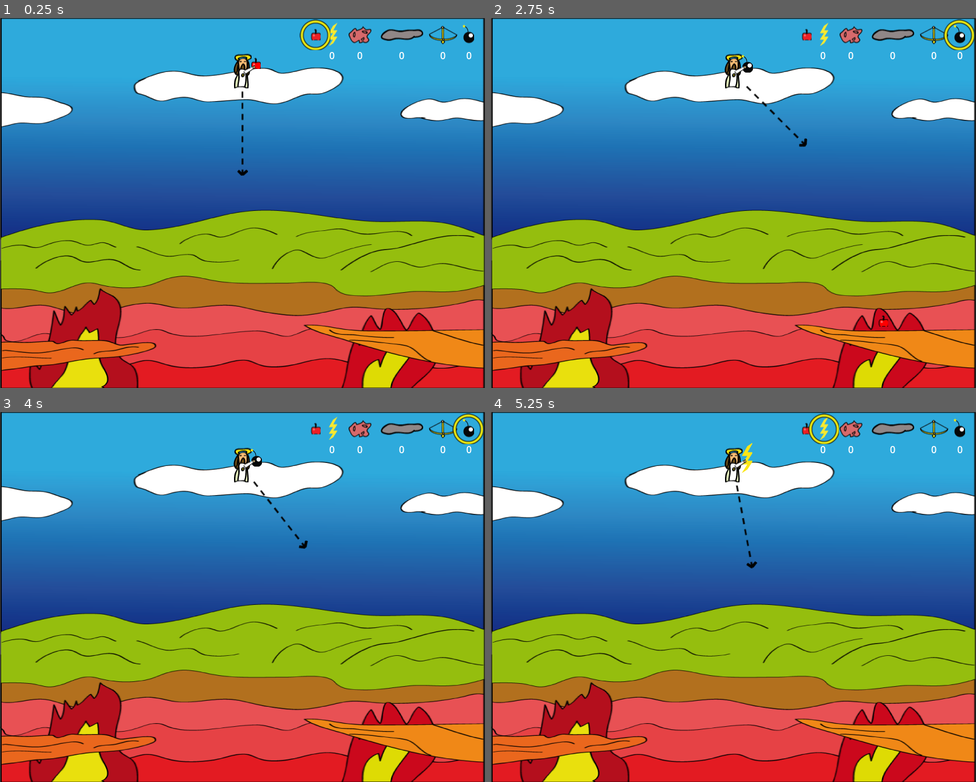
Above: before the commit, frames 1-4 (two rows, left to right).
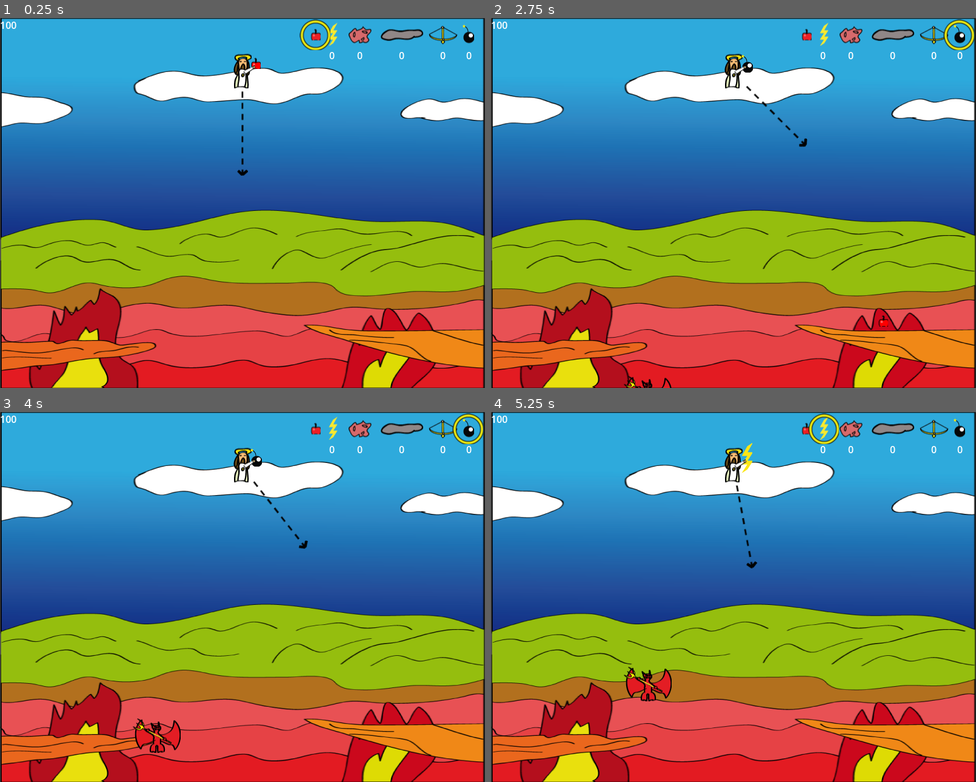
Above: after the commit, the same moments.

Repository: platinumskink/hellnoremade
Game: Godot game, scene res://scenes/game.tscn
The game is run twice, just before and just after one commit, with the same random seed, the same clock (stepped at 60 frames per second) and the same inputs.
Inputs (mouse positions are in pixels of both pictures, inside the frame that each line leads up to):
- Up to frame 1 (0.25 s): no input
- Up to frame 2 (2.75 s): tap Enter at 0.5, 2 s; move the mouse to (840, 184) at 0.52 s; hold E (nextWeapon) 0.53-1.28 s; tap Q (previousWeapon) at 0.8, 1.35, 2.3 s; tap Space at 1.25 s; move the mouse to (636, 221) at 1.27 s; tap E (nextWeapon) at 1.55 s; move the mouse to (782, 121) at 2.02 s; press the mouse at (782, 121) at 2.03 s
- Up to frame 3 (4 s): move the mouse to (218, 671) at 2.77 s; release the mouse at (218, 671) at 2.78 s; tap E (nextWeapon) at 2.85 s; move the mouse to (388, 652) at 3.52 s; hold Q (previousWeapon) from 3.53 s (still down)
- Up to frame 4 (5.25 s): move the mouse to (588, 541) at 4.27 s; release Q (previousWeapon) at 4.28 s; tap 1 (weapon1) at 4.35 s; tap E (nextWeapon) at 4.55 s; move the mouse to (757, 597) at 5.02 s; hold 2 (weapon2) from 5.03 s (still down)

The runs differ from the first frame. In frame 1, less than 0.1% of the frame differs, in the area x 0-4%, y 0-3%; in frame 2, 0.1%; in frame 3, 0.6%, in the area x 0-38%, y 0-93%; in frame 4, 0.6%.

Commit message:
Demons fly across the scene
Implemented basic demons, also decrease a lives counter when they reach the top, close the game when it reaches 0

Diff:
--- a/project.godot
+++ b/project.godot
@@ -86,3 +86,5 @@
 [rendering]
 
 rendering_device/driver.windows="d3d12"
+renderer/rendering_method="gl_compatibility"
+renderer/rendering_method.mobile="gl_compatibility"
--- /dev/null
+++ b/scenes/enemies/demon.tscn
@@ -0,0 +1,20 @@
+[gd_scene format=3 uid="uid://dt3k2ranaiyci"]
+
+[ext_resource type="Script" uid="uid://4k4oynmqr7x3" path="res://scripts/enemy.gd" id="1_v2cwo"]
+[ext_resource type="Texture2D" uid="uid://bsf41j0emmdsk" path="res://assets/Tiny Deamon.png" id="2_v2cwo"]
+
+[sub_resource type="RectangleShape2D" id="RectangleShape2D_v2cwo"]
+size = Vector2(74, 48)
+
+[node name="Demon" type="Area2D" unique_id=372187258]
+script = ExtResource("1_v2cwo")
+min_speed = 50.0
+max_speed = 100.0
+metadata/_custom_type_script = "uid://cge861h7bsyos"
+
+[node name="Sprite2D" type="Sprite2D" parent="." unique_id=1920418518]
+texture = ExtResource("2_v2cwo")
+
+[node name="CollisionShape2D" type="CollisionShape2D" parent="." unique_id=1833956661]
+position = Vector2(2, 1)
+shape = SubResource("RectangleShape2D_v2cwo")
--- /dev/null
+++ b/scenes/enemy_factory.tscn
@@ -0,0 +1,19 @@
+[gd_scene format=3 uid="uid://d3afdmnbe4gu1"]
+
+[ext_resource type="Script" uid="uid://dhksoji0uyvcv" path="res://scripts/enemy_factory.gd" id="1_70x7u"]
+
+[sub_resource type="RectangleShape2D" id="RectangleShape2D_70x7u"]
+size = Vector2(799, 20)
+
+[node name="EnemyFactory" type="Area2D" unique_id=1030360853]
+script = ExtResource("1_70x7u")
+
+[node name="CollisionShape2D" type="CollisionShape2D" parent="." unique_id=1540304116]
+position = Vector2(389.5, 0)
+shape = SubResource("RectangleShape2D_70x7u")
+
+[node name="Timer" type="Timer" parent="." unique_id=164860867]
+wait_time = 0.1
+autostart = true
+
+[connection signal="timeout" from="Timer" to="." method="_on_timer_timeout"]
--- a/scenes/game.tscn
+++ b/scenes/game.tscn
@@ -7,12 +7,13 @@
 [ext_resource type="PackedScene" uid="uid://dka66u38vc3oi" path="res://scenes/projectile_factory.tscn" id="5_iywne"]
 [ext_resource type="PackedScene" uid="uid://b2lqqnqikkec" path="res://scenes/game_zone.tscn" id="6_p57ef"]
 [ext_resource type="PackedScene" uid="uid://dac68y2uwb7to" path="res://scenes/top_zone.tscn" id="7_u5sy4"]
+[ext_resource type="PackedScene" uid="uid://d3afdmnbe4gu1" path="res://scenes/enemy_factory.tscn" id="8_gee14"]
 
 [sub_resource type="RectangleShape2D" id="RectangleShape2D_u5sy4"]
 size = Vector2(819, 1037)
 
-[sub_resource type="RectangleShape2D" id="RectangleShape2D_gee14"]
-size = Vector2(834, 282)
+[sub_resource type="WorldBoundaryShape2D" id="WorldBoundaryShape2D_gee14"]
+normal = Vector2(0, 1)
 
 [node name="Game" type="Node2D" unique_id=1261404024]
 script = ExtResource("1_lnu2h")
@@ -41,8 +42,17 @@
 [node name="TopZone" parent="." unique_id=407322558 instance=ExtResource("7_u5sy4")]
 
 [node name="CollisionShape2D" type="CollisionShape2D" parent="TopZone" unique_id=1932960698]
-position = Vector2(401, -169)
-shape = SubResource("RectangleShape2D_gee14")
+position = Vector2(401, -81)
+shape = SubResource("WorldBoundaryShape2D_gee14")
+
+[node name="EnemyFactory" parent="." unique_id=1030360853 instance=ExtResource("8_gee14")]
+position = Vector2(10, 631)
+
+[node name="LifeTracker" type="Label" parent="." unique_id=1115242624]
+offset_right = 40.0
+offset_bottom = 23.0
+text = "100"
 
 [connection signal="changed_weapon" from="God" to="." method="_on_god_changed_weapon"]
 [connection signal="throw" from="God" to="." method="_on_god_throw"]
+[connection signal="enemy_escaped" from="TopZone" to="." method="_on_top_zone_enemy_escaped"]
--- a/scenes/weapons/arrow.tscn
+++ b/scenes/weapons/arrow.tscn
@@ -10,6 +10,7 @@
 script = ExtResource("1_23jat")
 _rotation_speed = 7.0
 initial_speed = 500
+weapon_type = 4
 metadata/_custom_type_script = "uid://7k6xq5eupnsy"
 
 [node name="Sprite2D" type="Sprite2D" parent="." unique_id=72134144]
--- a/scenes/weapons/bomb.tscn
+++ b/scenes/weapons/bomb.tscn
@@ -10,6 +10,7 @@
 [node name="Bomb" type="Area2D" unique_id=996288041]
 script = ExtResource("1_870cc")
 initial_speed = 750
+weapon_type = 5
 metadata/_custom_type_script = "uid://7k6xq5eupnsy"
 
 [node name="Sprite2D" type="Sprite2D" parent="." unique_id=644206191]
--- a/scenes/weapons/lightning.tscn
+++ b/scenes/weapons/lightning.tscn
@@ -9,6 +9,7 @@
 [node name="Lightning" type="Area2D" unique_id=542167930]
 script = ExtResource("1_n7g4i")
 initial_speed = 2000
+weapon_type = 1
 
 [node name="Sprite2D" type="Sprite2D" parent="." unique_id=1988435602]
 texture = ExtResource("1_k2dum")
--- a/scenes/weapons/meteor.tscn
+++ b/scenes/weapons/meteor.tscn
@@ -10,6 +10,7 @@
 [node name="Meteor" type="Area2D" unique_id=972890807]
 script = ExtResource("1_83eji")
 initial_speed = 600
+weapon_type = 2
 metadata/_custom_type_script = "uid://cge861h7bsyos"
 
 [node name="Sprite2D" type="Sprite2D" parent="." unique_id=391272311]
--- a/scenes/weapons/rain.tscn
+++ b/scenes/weapons/rain.tscn
@@ -11,6 +11,7 @@
 time_range_min = 0.1
 time_range_max = 0.2
 initial_speed = 40
+weapon_type = 3
 
 [node name="Sprite2D" type="Sprite2D" parent="." unique_id=1782728383]
 texture = ExtResource("1_tchf5")
--- a/scenes/weapons/rain_drop.tscn
+++ b/scenes/weapons/rain_drop.tscn
@@ -10,6 +10,7 @@
 [node name="RainDrop" type="Area2D" unique_id=1904266608]
 script = ExtResource("1_33u3d")
 initial_speed = 400
+weapon_type = 3
 metadata/_custom_type_script = "uid://7k6xq5eupnsy"
 
 [node name="Sprite2D" type="Sprite2D" parent="." unique_id=757147321]
--- /dev/null
+++ b/scripts/enemy.gd
@@ -0,0 +1,20 @@
+class_name Enemy
+extends GraphicalObject
+
+@export var min_speed: float
+@export var max_speed: float
+
+# Called when the node enters the scene tree for the first time.
+func _ready() -> void:
+	pass # Replace with function body.
+
+
+# Called every frame. 'delta' is the elapsed time since the previous frame.
+func _process(delta: float) -> void:
+	pass
+
+func get_random_speed() -> float:
+	return randf_range(min_speed, max_speed)
+
+func set_starting_speed(distance_vector: Vector2) -> void:
+	speed = get_random_speed() * distance_vector
--- /dev/null
+++ b/scripts/enemy_factory.gd
@@ -0,0 +1,75 @@
+extends Area2D
+
+var appearance_rate = [1, 0, 0, 0, 0, 0]
+var demon_type = [
+	GlobalEnums.Demons.DEMON,
+	GlobalEnums.Demons.DEBAT,
+	GlobalEnums.Demons.UMBRELLIE,
+	GlobalEnums.Demons.SKYVER,
+	GlobalEnums.Demons.MUSCLE,
+	GlobalEnums.Demons.BLOB,
+]
+var appearance_percent_chance = 5
+@onready var timer: Timer = $Timer
+@onready var collision_shape_2d: CollisionShape2D = $CollisionShape2D
+
+
+var enemy_count: int = 0
+
+var demon = preload("res://scenes/enemies/demon.tscn")
+
+
+
+
+# Called when the node enters the scene tree for the first time.
+func _ready() -> void:
+	pass # Replace with function body.
+
+
+# Called every frame. 'delta' is the elapsed time since the previous frame.
+func _process(delta: float) -> void:
+	pass
+
+
+func _on_timer_timeout() -> void:
+	timer.start(0)
+	var roll: int = randf_range(0, 100)
+	if roll <= appearance_percent_chance:
+		enemy_count += 1
+		spawn_enemy()
+		roll = randf_range(0, 100)
+
+func spawn_enemy():
+	var enemy_type = pick_enemy_type()
+	var rect : Rect2 = collision_shape_2d.shape.get_rect()
+	var x = randi_range(rect.position.x, rect.position.x+rect.size.x) + (rect.size.x / 2)
+	var rand_point = Vector2(x,0)
+	var instance
+	match enemy_type:
+		GlobalEnums.Demons.DEMON:
+			instance = demon.instantiate()
+			instance.set_starting_speed(Vector2(0, -1))
+		GlobalEnums.Demons.DEBAT:
+			return
+		GlobalEnums.Demons.UMBRELLIE:
+			return
+		GlobalEnums.Demons.SKYVER:
+			return
+		GlobalEnums.Demons.MUSCLE:
+			return
+		GlobalEnums.Demons.BLOB:
+			return
+	instance.position = rand_point
+	add_child(instance)
+
+func pick_enemy_type() -> GlobalEnums.Demons:
+	var totalCount: int = 0
+	for rate in appearance_rate:
+		totalCount += rate
+	var randomNumber: int = randi_range(0, totalCount)
+	for i in appearance_rate.size():
+		randomNumber -= appearance_rate[i]
+		if randomNumber <= 0:
+			return demon_type[i]
+	assert(randomNumber <= 0, "pick_enemy_type failed")
+	return GlobalEnums.Demons.DEMON
--- a/scripts/game.gd
+++ b/scripts/game.gd
@@ -1,6 +1,8 @@
 extends Node2D
 
 
+var lives: int = 5
+@onready var life_tracker: Label = $LifeTracker
 @onready var inventory: Node2D = $Inventory
 
 # Called when the node enters the scene tree for the first time.
@@ -20,3 +22,10 @@
 
 func _on_god_changed_weapon(wpn: GlobalEnums.Weapon) -> void:
 	inventory.set_current_weapon(wpn)
+
+
+func _on_top_zone_enemy_escaped() -> void:
+	lives -= 1
+	life_tracker.text = str(lives)
+	if lives <= 0:
+		get_tree().quit()
--- a/scripts/globals.gd
+++ b/scripts/globals.gd
@@ -9,4 +9,14 @@
 	RAIN,
 	BOW,
 	BOMB,
+	RAINDROP,
 }
+
+enum Demons {
+	DEMON,
+	DEBAT,
+	UMBRELLIE,
+	SKYVER,
+	MUSCLE,
+	BLOB,
+}
--- a/scripts/god.gd
+++ b/scripts/god.gd
@@ -112,14 +112,14 @@
 		currentWeapon = GlobalEnums.Weapon.BOMB
 	if event.is_action_pressed("nextWeapon"):
 		var newWeapon:int = currentWeapon + 1
-		if newWeapon >= GlobalEnums.Weapon.size():
+		if newWeapon > 5:
 			currentWeapon = 0
 		else:
 			currentWeapon = newWeapon
 	if event.is_action_pressed("previousWeapon"):
 		var newWeapon:int = currentWeapon - 1
 		if newWeapon < 0:
-			currentWeapon = GlobalEnums.Weapon.size()-1
+			currentWeapon = 5
 		else:
 			currentWeapon = newWeapon
 
--- a/scripts/inventory.gd
+++ b/scripts/inventory.gd
@@ -46,5 +46,4 @@
 func update_inventory(wpn: GlobalEnums.Weapon, ammo: int):
 	if wpn != GlobalEnums.Weapon.APPLE:
 		var label: Label = weapon_ammo_label_dictionary[wpn]
-		print("ammo: " + str(ammo))
 		label.text = str(ammo)
--- a/scripts/projectile.gd
+++ b/scripts/projectile.gd
@@ -2,8 +2,7 @@
 extends GraphicalObject
 
 @export var initial_speed: int
-@onready var sprite_2d: Sprite2D = $Sprite2D
-@onready var collision_shape_2d: CollisionShape2D = $CollisionShape2D
+@export var weapon_type: GlobalEnums.Weapon
 var turn: bool = false
 
 func set_starting_speed(distance_vector: Vector2) -> void:
--- a/scripts/rain.gd
+++ b/scripts/rain.gd
@@ -1,8 +1,8 @@
 class_name Rain
 extends Projectile
 
-@export_range(0.1, 2.0, 0.1) var time_range_min: float
-@export_range(0.1, 2.0, 0.1) var time_range_max: float
+@export_range(0.1, 2.0, 0.01) var time_range_min: float
+@export_range(0.1, 2.0, 0.01) var time_range_max: float
 @onready var timer: Timer = $Timer
 @onready var timer_2: Timer = $Timer2
 @onready var timer_3: Timer = $Timer3
@@ -17,19 +17,16 @@
 
 func reset_timer():
 	var new_time: float = randf_range(time_range_min, time_range_max)
-	print(new_time)
 	timer.wait_time = new_time
 	timer.start(0)
 
 func reset_timer_2():
 	var new_time: float = randf_range(time_range_min, time_range_max)
-	print(new_time)
 	timer_2.wait_time = new_time
 	timer_2.start(0)
 
 func reset_timer_3():
 	var new_time: float = randf_range(time_range_min, time_range_max)
-	print(new_time)
 	timer_3.wait_time = new_time
 	timer_3.start(0)
 
--- a/scripts/top_zone.gd
+++ b/scripts/top_zone.gd
@@ -1,5 +1,10 @@
 extends Area2D
+
+signal enemy_escaped
 
 func _on_area_entered(area: Area2D) -> void:
 	if area is Rain:
 		area.queue_free()
+	if area is Enemy:
+		area.queue_free()
+		enemy_escaped.emit()
Not shown: 1 places in scenes/weapons/rain.tscn that only renumber resources
Not shown, added: scripts/enemy.gd.uid
Not shown, added: scripts/enemy_factory.gd.uid
